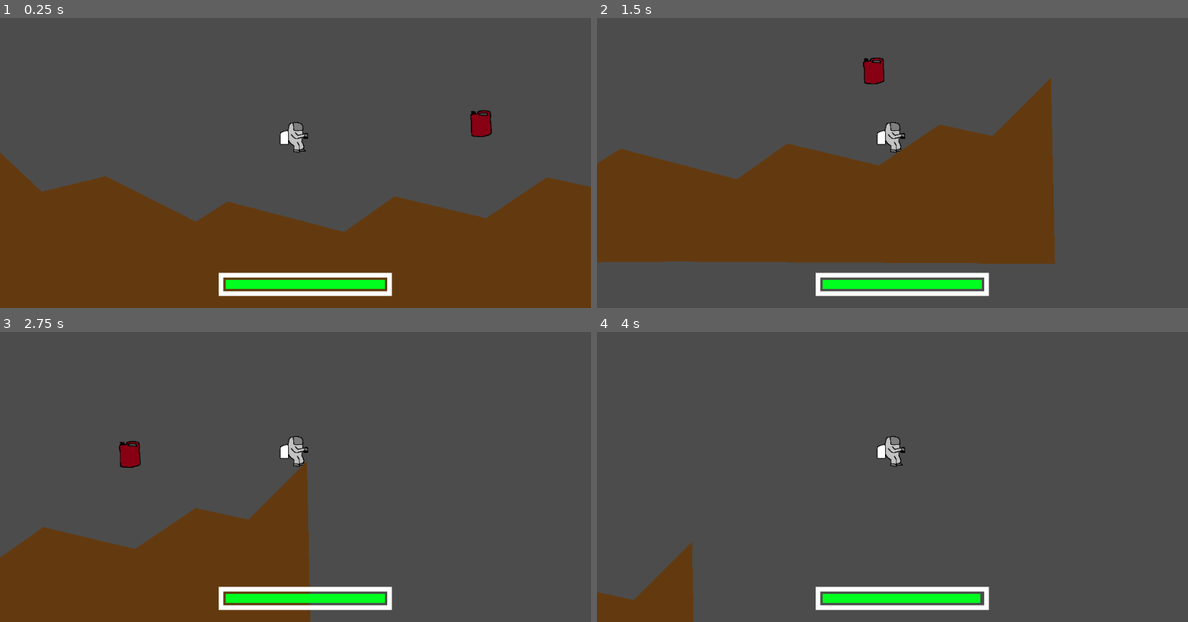
Above: before the commit, frames 1-4 (two rows, left to right).
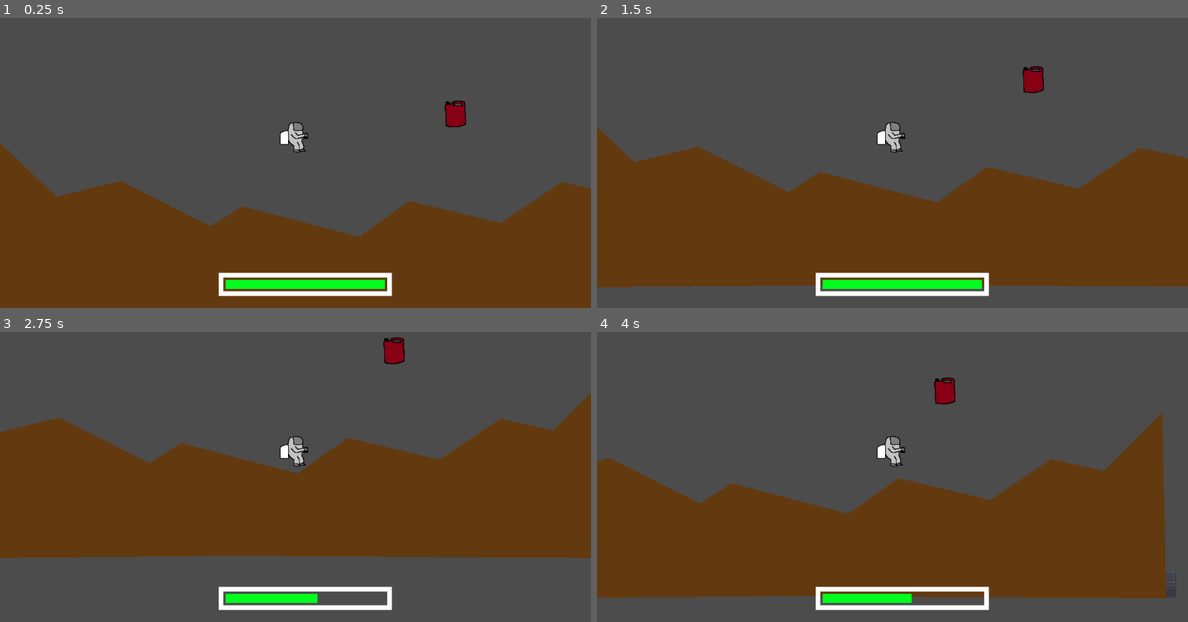
Above: after the commit, the same moments.

Repository: smoothstill/cave-explorer-game-proto
Game: Godot game, scene res://scenes/Main.tscn
Two runs of this game, one before a commit and one after it. Both use one fixed random seed, a clock stepped at 60 frames per second and the inputs below.
Inputs (mouse positions are in pixels of both pictures, inside the frame that each line leads up to):
- Up to frame 1 (0.25 s): no input
- Up to frame 2 (1.5 s): click (1187, 296) at 0.5 s, where only the run after the commit has a clickable "Start"; click (1176, 276) at 1.25 s, where only the run after the commit has a clickable "Start"
- Up to frame 3 (2.75 s): click (555, 552) at 2 s, where only the run after the commit has a clickable "Start"
- Up to frame 4 (4 s): hold Space (jump) 2.78-3.53 s; tap Space (jump) at 3.6, 3.77 s

The runs differ from the first frame. In frame 1, 2.7% of the frame differs, in the area x 0-100%, y 28-76%; in frame 2, 24%; in frame 3, 45%, in the area x 0-100%, y 1-100%; in frame 4, 39%.

Commit message:
tidying code, wip menu, fuel canister,

Diff:
--- /dev/null
+++ b/Menu.tscn
@@ -0,0 +1,42 @@
+[gd_scene load_steps=2 format=2]
+
+[ext_resource path="res://scripts/menu.gd" type="Script" id=1]
+
+[node name="Menu" type="Control"]
+pause_mode = 2
+anchor_right = 1.0
+anchor_bottom = 1.0
+script = ExtResource( 1 )
+
+[node name="Background" type="ColorRect" parent="."]
+anchor_right = 1.0
+anchor_bottom = 1.0
+color = Color( 0.329412, 0.32549, 0.14902, 0.145098 )
+
+[node name="VBoxContainer" type="VBoxContainer" parent="Background"]
+margin_left = 325.0
+margin_top = 260.0
+margin_right = 775.0
+margin_bottom = 356.0
+
+[node name="Label" type="Label" parent="Background/VBoxContainer"]
+margin_right = 450.0
+margin_bottom = 48.0
+text = "Controls:
+Space - Activate jetpack
+Escape - Menu"
+
+[node name="Start" type="Button" parent="Background/VBoxContainer"]
+margin_top = 52.0
+margin_right = 450.0
+margin_bottom = 72.0
+text = "Start"
+
+[node name="Quit" type="Button" parent="Background/VBoxContainer"]
+margin_top = 76.0
+margin_right = 450.0
+margin_bottom = 96.0
+text = "Quit"
+
+[connection signal="pressed" from="Background/VBoxContainer/Start" to="." method="_on_Start_pressed"]
+[connection signal="pressed" from="Background/VBoxContainer/Quit" to="." method="_on_Quit_pressed"]
--- a/project.godot
+++ b/project.godot
@@ -21,6 +21,11 @@
 "events": [ Object(InputEventKey,"resource_local_to_scene":false,"resource_name":"","device":0,"alt":false,"shift":false,"control":false,"meta":false,"command":false,"pressed":false,"scancode":32,"physical_scancode":0,"unicode":0,"echo":false,"script":null)
  ]
 }
+pause={
+"deadzone": 0.5,
+"events": [ Object(InputEventKey,"resource_local_to_scene":false,"resource_name":"","device":0,"alt":false,"shift":false,"control":false,"meta":false,"command":false,"pressed":false,"scancode":16777217,"physical_scancode":0,"unicode":0,"echo":false,"script":null)
+ ]
+}
 
 [physics]
 
--- a/scenes/FuelBar.gd
+++ /dev/null
@@ -1,14 +0,0 @@
-extends Control
-
-onready var fuel_bar = $FuelBar
-
-func _ready():
-	var playernode = get_tree().get_root().find_node("Player", true, false)
-	print(playernode)
-	playernode.connect("fuel_updated", self, "_on_fuel_updated")
-
-func _on_fuel_updated(fuel):
-	fuel_bar.value = fuel
-
-func _on_max_fuel_updated(max_fuel):
-	fuel_bar.max_value = max_fuel
--- a/scenes/FuelBar.tscn
+++ b/scenes/FuelBar.tscn
@@ -1,6 +1,6 @@
 [gd_scene load_steps=5 format=2]
 
-[ext_resource path="res://scenes/FuelBar.gd" type="Script" id=1]
+[ext_resource path="res://scripts/fuel_bar.gd" type="Script" id=1]
 
 [sub_resource type="Theme" id=1]
 
--- a/scenes/Main.tscn
+++ b/scenes/Main.tscn
@@ -1,9 +1,10 @@
-[gd_scene load_steps=8 format=2]
+[gd_scene load_steps=9 format=2]
 
 [ext_resource path="res://scenes/Player.tscn" type="PackedScene" id=1]
 [ext_resource path="res://scenes/Level1Mesh.tscn" type="PackedScene" id=2]
 [ext_resource path="res://scenes/UI.tscn" type="PackedScene" id=3]
-[ext_resource path="res://FuelCanister.tscn" type="PackedScene" id=4]
+[ext_resource path="res://scenes/FuelCanister.tscn" type="PackedScene" id=4]
+[ext_resource path="res://scenes/Menu.tscn" type="PackedScene" id=5]
 
 [sub_resource type="SpatialMaterial" id=3]
 albedo_color = Color( 1, 0, 0, 1 )
@@ -38,6 +39,8 @@
 
 [node name="Main" type="Node2D"]
 
+[node name="Menu" parent="." instance=ExtResource( 5 )]
+
 [node name="Player" parent="." instance=ExtResource( 1 )]
 
 [node name="Level1Mesh" parent="." instance=ExtResource( 2 )]
@@ -46,4 +49,4 @@
 [node name="UI" parent="." instance=ExtResource( 3 )]
 
 [node name="FuelCanister" parent="." instance=ExtResource( 4 )]
-position = Vector2( 348, -11 )
+position = Vector2( 278, -36 )
--- /dev/null
+++ b/scenes/Menu.tscn
@@ -0,0 +1,28 @@
+[gd_scene load_steps=2 format=2]
+
+[ext_resource path="res://scripts/menu.gd" type="Script" id=1]
+
+[node name="Menu" type="Control"]
+anchor_right = 1.0
+anchor_bottom = 1.0
+script = ExtResource( 1 )
+
+[node name="VBoxContainer" type="VBoxContainer" parent="."]
+margin_left = 352.0
+margin_top = 278.0
+margin_right = 677.0
+margin_bottom = 322.0
+
+[node name="Start" type="Button" parent="VBoxContainer"]
+margin_right = 325.0
+margin_bottom = 20.0
+text = "Start"
+
+[node name="Quit" type="Button" parent="VBoxContainer"]
+margin_top = 24.0
+margin_right = 325.0
+margin_bottom = 44.0
+text = "Quit"
+
+[connection signal="pressed" from="VBoxContainer/Start" to="." method="_on_Start_pressed"]
+[connection signal="pressed" from="VBoxContainer/Quit" to="." method="_on_Quit_pressed"]
--- a/scenes/Player.gd
+++ /dev/null
@@ -1,53 +0,0 @@
-extends KinematicBody2D
-
-signal fuel_updated(fuel_amount)
-signal killed()
-
-var max_vertical_speed := 10000
-var min_vertical_speed := -10000
-var max_horizontal_speed := 300
-var horizontal_acceleration:= 800
-var jetpack_acceleration := 9
-var vertical_speed := 0.0
-var horizontal_speed := 0.0
-var gravity := 5
-export var max_fuel := 100.0
-onready var fuel_amount = max_fuel setget _set_fuel
-var fuel_decrease_speed := 0.02
-
-func _set_fuel(value):
-	var prev_fuel = fuel_amount
-	fuel_amount = clamp(value, 0, max_fuel)
-	if fuel_amount != prev_fuel:
-		emit_signal("fuel_updated", fuel_amount)
-		# print("fuel_amount", fuel_amount)
-		# if fuel_amount == 0:
-		# kill()
-
-func _process(delta):
-		_horizontal_movement(delta)
-		_vertical_movement(delta)
-
-# Checks Jump and applies gravity and vertical speed via move_and_collide.
-func _vertical_movement(delta):
-	var localUp = Vector2.UP
-	if Input.is_action_pressed("jump"):
-		vertical_speed += delta * jetpack_acceleration
-		_set_fuel(fuel_amount - fuel_decrease_speed)
-	vertical_speed -= delta * gravity # Gravity
-	if vertical_speed < min_vertical_speed:
-		vertical_speed = min_vertical_speed
-	if vertical_speed > max_vertical_speed:
-		vertical_speed = max_vertical_speed
-	var k = move_and_collide(localUp * vertical_speed)
-	if k != null:
-		print(k.normal)
-		vertical_speed = 0
-
-# Checks WASD and Shift for horizontal movement via move_and_slide.
-func _horizontal_movement(delta):
-	var localRight = Vector2.RIGHT
-	horizontal_speed += delta * horizontal_acceleration
-	if (horizontal_speed > max_horizontal_speed):
-		horizontal_speed = max_horizontal_speed
-	move_and_slide(localRight * horizontal_speed)
--- a/scenes/Player.tscn
+++ b/scenes/Player.tscn
@@ -1,7 +1,7 @@
 [gd_scene load_steps=4 format=2]
 
 [ext_resource path="res://assets/sprites/player/playerTest.png" type="Texture" id=1]
-[ext_resource path="res://scenes/Player.gd" type="Script" id=2]
+[ext_resource path="res://scripts/player.gd" type="Script" id=2]
 
 [sub_resource type="RectangleShape2D" id=1]
 extents = Vector2( 14, 25 )
@@ -20,3 +20,7 @@
 [node name="CollisionShape2D" type="CollisionShape2D" parent="."]
 position = Vector2( 0, 2 )
 shape = SubResource( 1 )
+
+[node name="InvulnerabilityTimer" type="Timer" parent="."]
+wait_time = 0.8
+one_shot = true
--- a/scripts/fuel_bar.gd
+++ b/scripts/fuel_bar.gd
@@ -1,3 +1,14 @@
-extends ProgressBar
+extends Control
 
 onready var fuel_bar = $FuelBar
+
+func _ready():
+	var playernode = get_tree().get_root().find_node("Player", true, false)
+	print(playernode)
+	playernode.connect("fuel_updated", self, "_on_fuel_updated")
+
+func _on_fuel_updated(fuel):
+	fuel_bar.value = fuel
+
+func _on_max_fuel_updated(max_fuel):
+	fuel_bar.max_value = max_fuel
--- a/scripts/fuel_canister.gd
+++ b/scripts/fuel_canister.gd
@@ -4,5 +4,5 @@
 
 func _on_FuelCanister_body_entered(body: KinematicBody2D):
 	if (body.name == "Player"):
-		body._set_fuel(body.fuel_amount + fuel_supply)
+		body.addFuel(body.fuel_amount + fuel_supply)
 		queue_free()
--- /dev/null
+++ b/scripts/menu.gd
@@ -0,0 +1,44 @@
+extends Control
+
+
+var is_paused = false setget set_is_paused
+var is_game_running = true setget set_is_game_running
+
+func _ready():
+	#$Background/VBoxContainer/Start.grab_focus()
+	pass
+
+func _unhandled_input(event):
+	if event.is_action_pressed("pause"):
+		# If game is not paused, pause the game
+		if !is_paused:
+			set_is_paused(true)
+		# If game is currently running and paused, resume the game
+		elif is_paused and is_game_running:
+			set_is_paused(false)
+
+func _on_Start_pressed():
+	#get_tree().change_scene("scenename")
+	# If game is currently running and paused, resume the game
+	if is_paused and is_game_running:
+		set_is_paused(false)
+
+func set_is_paused(value):
+	is_paused = value
+	get_tree().paused = value
+	visible = is_paused
+
+func set_is_game_running(value):
+	is_game_running = value
+	get_tree().is_game_running = value
+	# Change "Start game" to "Resume game" when game is running
+	if !value:
+		#$Background/VBoxContainer/Start.text = "Resume game"
+		print("sd")
+	else:
+		#$Background/VBoxContainer/Start.text = "Start game"
+		print("sd")
+
+# Quit the game
+func _on_Quit_pressed():
+	get_tree().quit()
--- /dev/null
+++ b/scripts/player.gd
@@ -0,0 +1,56 @@
+extends KinematicBody2D
+
+signal fuel_updated(fuel_amount)
+signal killed()
+
+var horizontal_acceleration:= 0.5
+var jetpack_acceleration := 2
+var velocity := Vector2(0.0, 0.0)
+var gravity := 0.9
+var bounce_coefficent = 1.0
+export var max_fuel := 100.0
+onready var fuel_amount = max_fuel setget _set_fuel
+var fuel_decrease_speed := 2
+onready var invulnerability_timer = $InvulnerabilityTimer
+
+func on_killed():
+	pass
+
+func _set_fuel(value):
+	var prev_fuel = fuel_amount
+	fuel_amount = clamp(value, 0, max_fuel)
+	if fuel_amount != prev_fuel:
+		emit_signal("fuel_updated", fuel_amount)
+		if fuel_amount == 0:
+			emit_signal("killed")
+			on_killed()
+
+func damageFuel(amount):
+	if invulnerability_timer.is_stopped():
+		invulnerability_timer.start()
+		_set_fuel(fuel_amount - amount)
+
+func reduceFuel(amount):
+	_set_fuel(fuel_amount - amount)
+
+func addFuel(amount):
+	_set_fuel(fuel_amount + amount)
+
+func _process(delta):
+	var vertical_speed = 0
+	var horizontal_speed = 0
+	if Input.is_action_pressed("jump"):
+		vertical_speed -= delta * jetpack_acceleration
+		reduceFuel(delta*fuel_decrease_speed)
+	vertical_speed += delta * gravity # Gravity
+	horizontal_speed += delta * horizontal_acceleration
+	velocity += Vector2(horizontal_speed, vertical_speed)
+	var collision = move_and_collide(velocity)
+	if collision != null:
+		# Damage taken is based on impact velocity
+		var damage_taken = 10 * pow(velocity.length(), 1.7)
+		var motion = collision.normal.reflect(collision.remainder.normalized())
+		velocity = collision.normal.reflect(velocity.normalized())*bounce_coefficent
+		velocity.x = -velocity.x
+		damageFuel(damage_taken)
+		move_and_collide(motion)
Renamed: FuelCanister.tscn -> scenes/FuelCanister.tscn
